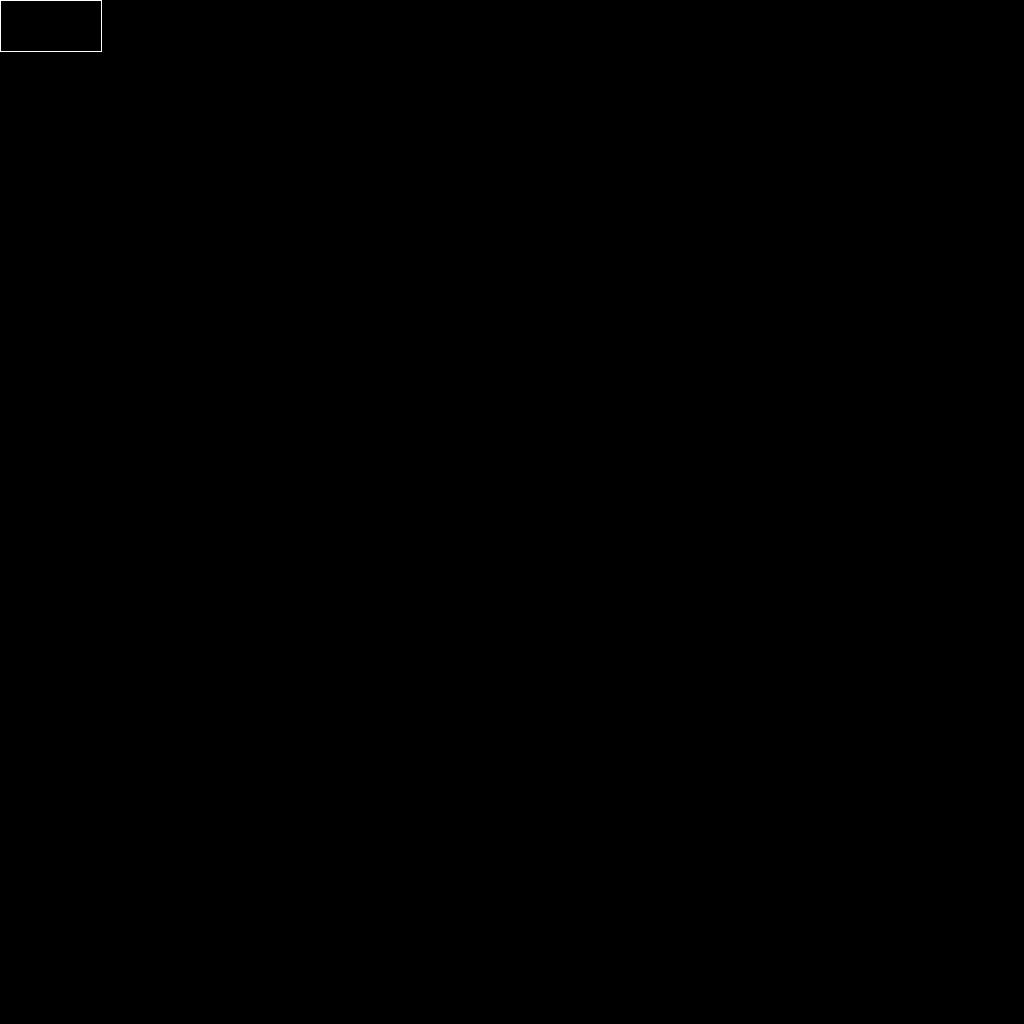
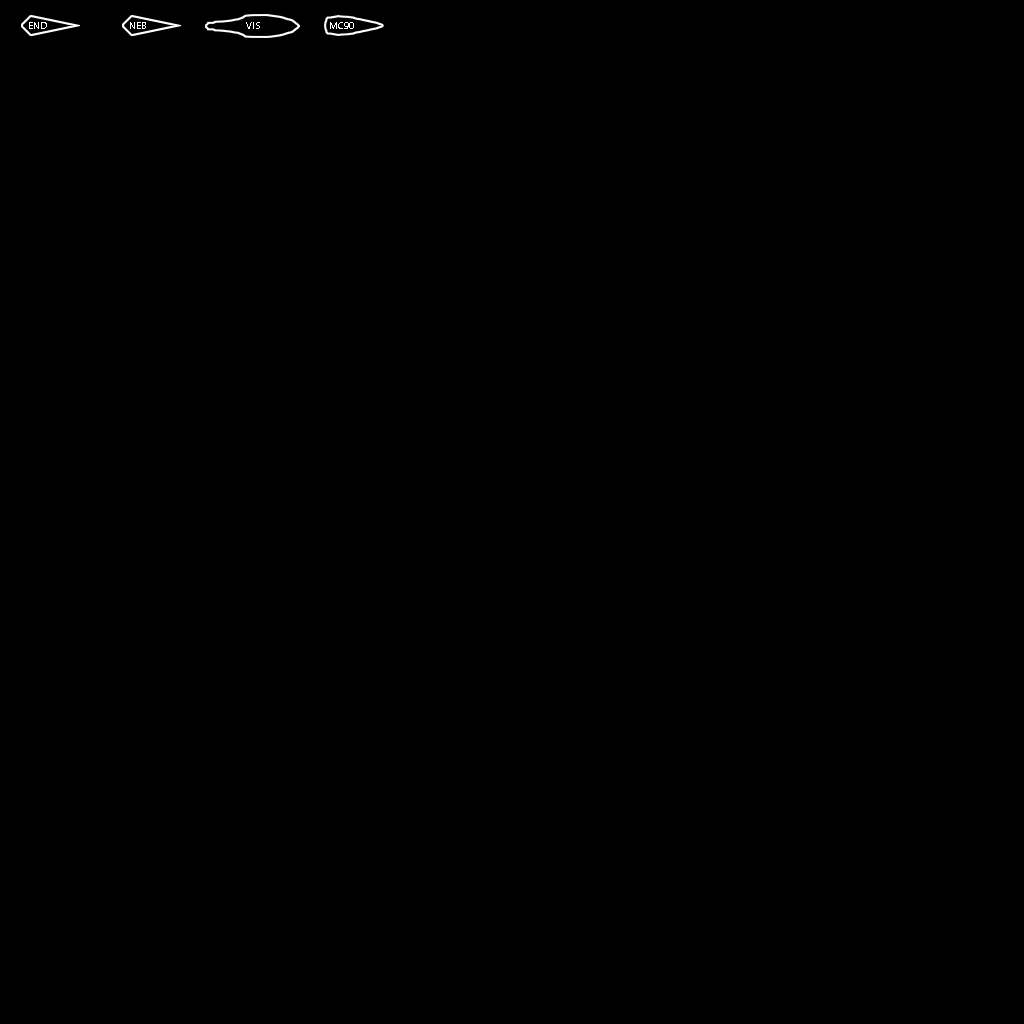
The second 1024x1024 image is a revision of the first. Changes to its layers:
removed layer "Layer 2" over box(0, 0, 102, 52)
added layer "NEB" above "END" over box(130, 22, 146, 29)
added layer "END" above "VIS" over box(29, 22, 47, 29)
added layer "VIS" above "Layer 6" over box(246, 22, 260, 29)
added layer "Layer 6" above "Layer 7" over box(21, 15, 81, 37)
added layer "Layer 7" above "Layer 9" over box(122, 15, 182, 37)
added layer "Layer 9" above "MC90" over box(205, 14, 300, 38)
added layer "MC90" above "Layer 10" over box(330, 22, 354, 29)
added layer "Layer 10" above "Grid" over box(324, 15, 384, 36)
